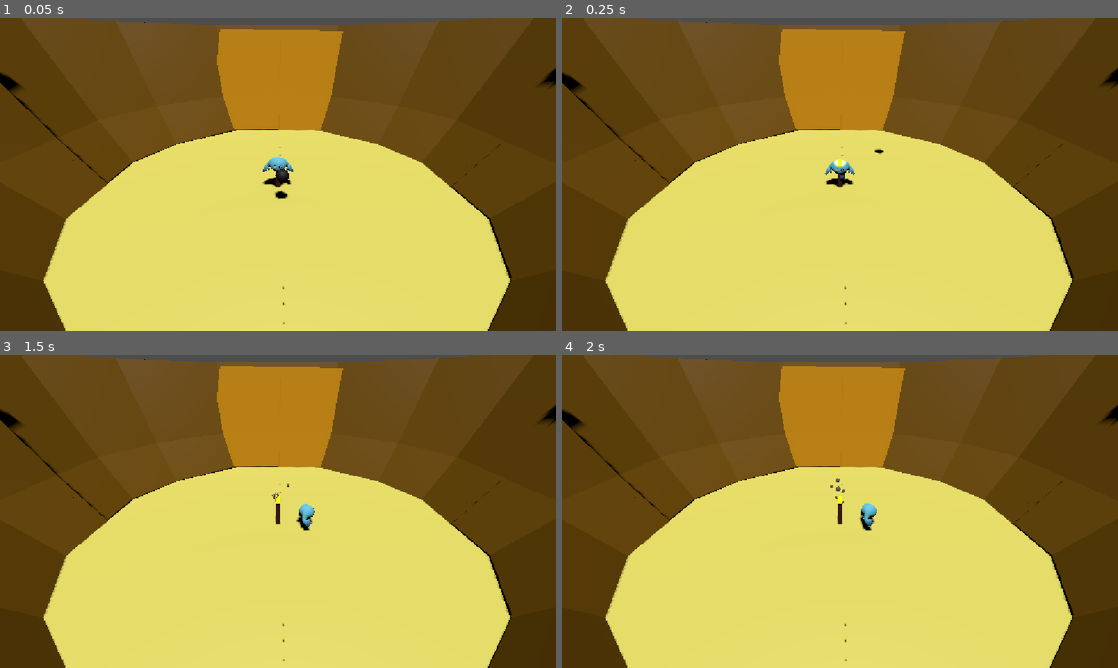
Above: before the commit, frames 1-4 (two rows, left to right).
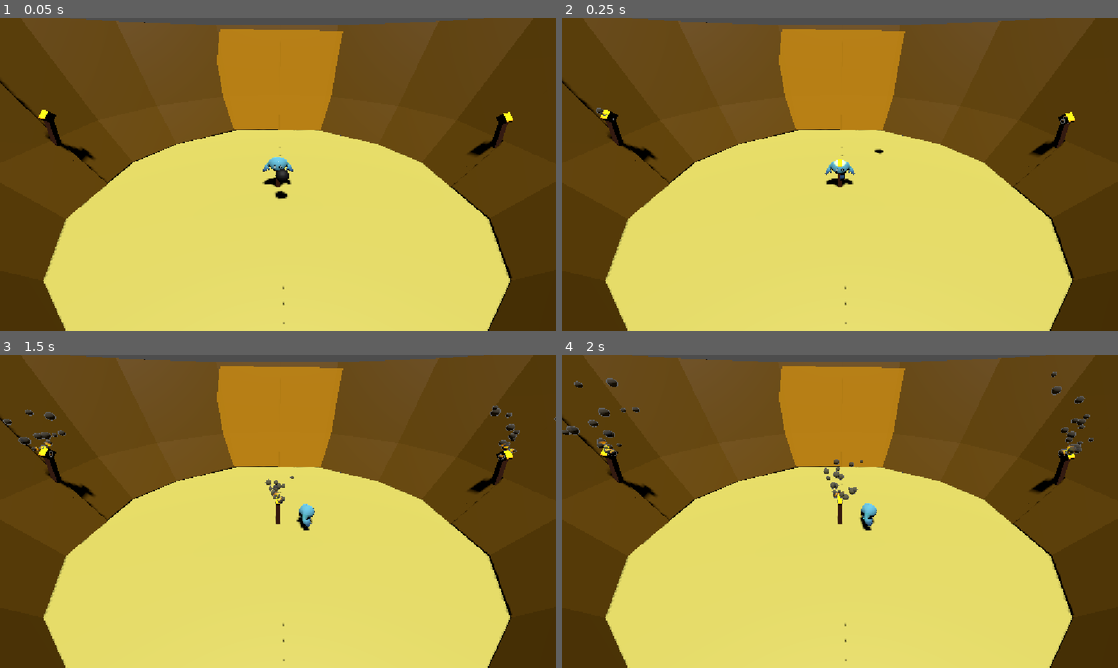
Above: after the commit, the same moments.

Repository: wildevi26250-tech/tcob
Game: Godot game, scene res://tcob/Main.tscn
The game is run twice, just before and just after one commit, with the same random seed, the same clock (stepped at 60 frames per second) and the same inputs.
Inputs (mouse positions are in pixels of both pictures, inside the frame that each line leads up to):
- Up to frame 1 (0.05 s): no input
- Up to frame 2 (0.25 s): no input
- Up to frame 3 (1.5 s): tap Enter at 0.5 s; move the mouse to (400, 495) at 0.52 s; hold D (right) 0.53-1.25 s; tap X (Sheild) at 0.6 s; click (400, 495) at 0.67 s; drag from (166, 527) to (250, 574) at 1.27 s
- Up to frame 4 (2 s): no input

The runs differ from the first frame. In frame 1, 0.9% of the frame differs, in the area x 0-100%, y 16-46%; in frame 2, 0.9%; in frame 3, 1.5%; in frame 4, 1.8%, in the area x 0-100%, y 5-48%.

Commit message:
balls spawn!!!!!!

Diff:
--- a/Torch.tscn
+++ b/Torch.tscn
@@ -17,7 +17,7 @@
 
 [sub_resource type="Curve" id="Curve_4hnl4"]
 _limits = [0.0, 3.0, 0.0, 1.0]
-_data = [Vector2(0.045248866, 1.0982144), 0.0, 0.0, 0, 0, Vector2(0.99999, 0), 0.0, 0.0, 0, 0, Vector2(1, 0), 0.0, 0.0, 0, 0]
+_data = [Vector2(0, 1.4196429), 0.0, 0.0, 0, 0, Vector2(0.99999, 0.42857146), 0.0, 0.0, 0, 0, Vector2(1, 0), 0.0, 0.0, 0, 0]
 point_count = 3
 
 [sub_resource type="CurveTexture" id="CurveTexture_euhpe"]
@@ -79,5 +79,7 @@
 
 [node name="GPUParticles3D" type="GPUParticles3D" parent="." unique_id=78902603]
 transform = Transform3D(1, 0, 0, 0, 1, 0, 0, 0, 1, 0, 0.48801482, 0)
+amount = 24
+lifetime = 1.84
 process_material = SubResource("ParticleProcessMaterial_ly3xq")
 draw_pass_1 = SubResource("CapsuleMesh_jy3mr")
--- a/colosseum.tscn
+++ b/colosseum.tscn
@@ -161,7 +161,7 @@
 transform = Transform3D(1, 0, 0, 0, 1, 0, 0, 0, 1, 0, 0.5449848, 0)
 
 [node name="Torch2" parent="." unique_id=1688122905 instance=ExtResource("1_voh5k")]
-transform = Transform3D(0.9659258, -0.25881904, 0, 0.25881904, 0.9659258, 0, 0, 0, 1, 8.606371, 4.630822, 0)
+transform = Transform3D(0.9659258, -0.25881904, 0, 0.25881904, 0.9659258, 0, 0, 0, 1, 7.640706, 2.2997313, 0)
 
 [node name="Torch3" parent="." unique_id=1355576069 instance=ExtResource("1_voh5k")]
-transform = Transform3D(0.9659258, 0.25881904, 0, -0.25881904, 0.9659258, 0, 0, 0, 1, -8.757337, 4.837607, 0)
+transform = Transform3D(0.9659258, 0.25881904, 0, -0.25881904, 0.9659258, 0, 0, 0, 1, -7.7310185, 2.3777304, 0)
--- a/enemy.gd
+++ b/enemy.gd
@@ -1,5 +1,6 @@
 extends CharacterBody3D
 @onready var timer = $RigidBody3D/Timer
+@onready var ball_scene = preload("res://Enemy.tscn")
 
 const SPEED = 5.0
 const JUMP_VELOCITY = 4.5
@@ -7,7 +8,8 @@
 
 # Called when the node enters the scene tree for the first time.
 func _ready() -> void:
-	pass
+	await get_tree().create_timer(randf_range(1, 3)).timeout
+	spawn()
 
 
 # Called every frame. 'delta' is the elapsed time since the previous frame.
@@ -34,3 +36,7 @@
 
 func _on_area_3d_area_exited(area: Area3D) -> void:
 	Global.bounce = 0
+
+func spawn():
+	var ball_instance = ball_scene.instantiate()
+	add_child(ball_instance)
--- a/global.gd
+++ b/global.gd
@@ -3,6 +3,7 @@
 var on_floor = 0
 var jump = 0
 var on_wall = 0
+var bounce = 0
 # Called when the node enters the scene tree for the first time.
 func _ready() -> void:
 	pass # Replace with function body.
